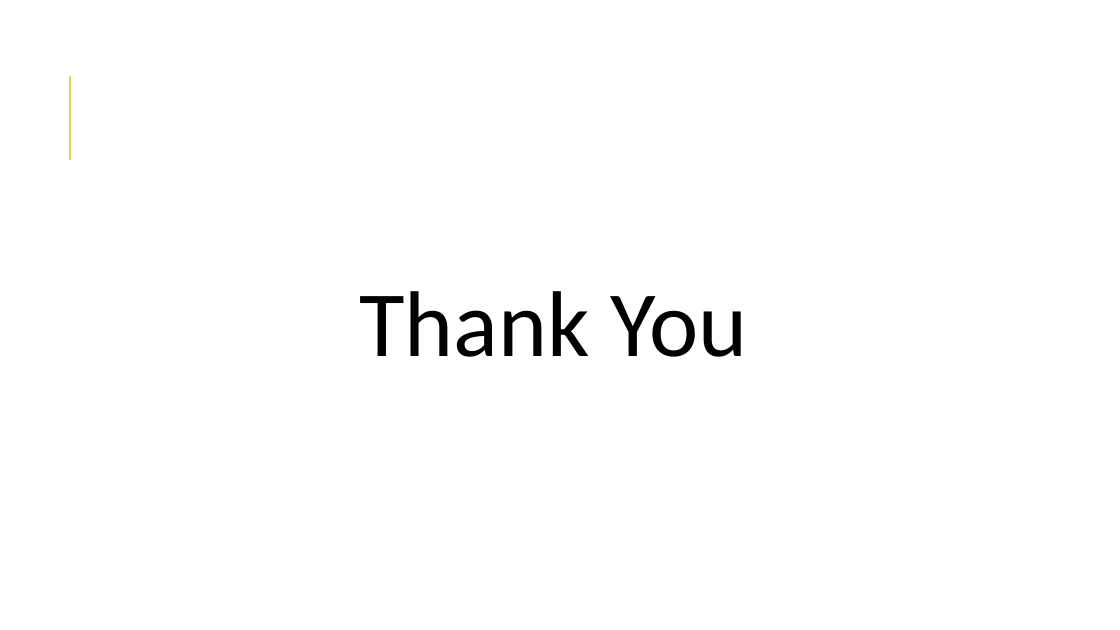
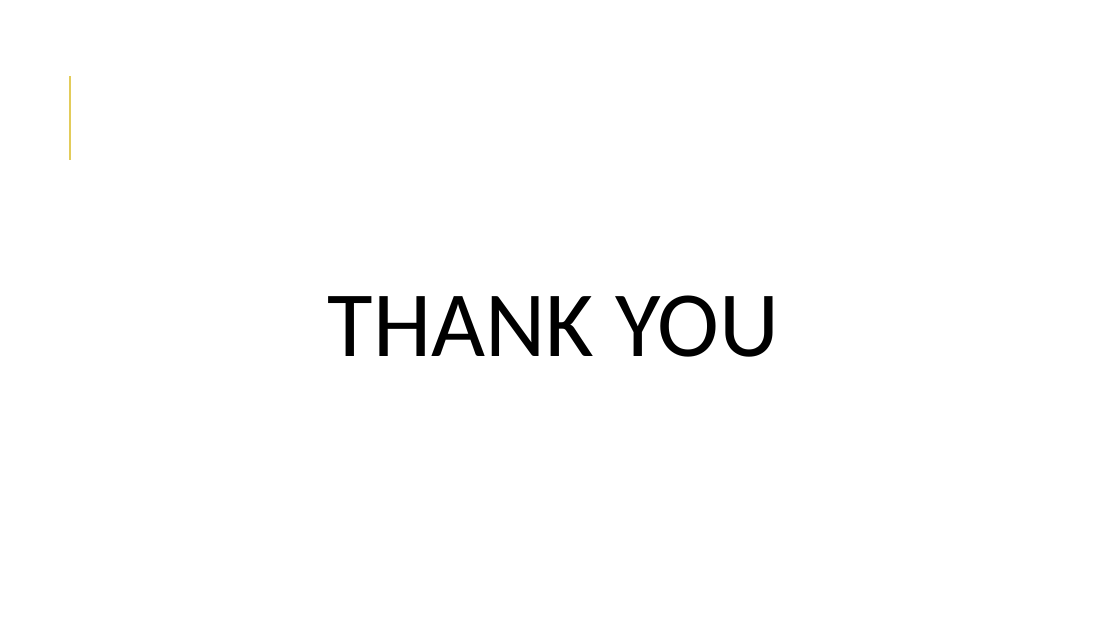
Before and after one commit to bogas04/MVP-Generator, a slide deck: slide 39 of docs/Final/Presentation.pptx (slide 31 before the commit). Drawn at 1120x630 pixels with LibreOffice and Linux fonts; fonts in the diff are those of the drawing. Boxes give left, top, right and bottom in pixels: in the first picture for what was removed or moved away, otherwise in the second. Text is boxed around its words. In the diff, an @@ line names an element or a change of style, - is before the commit and + after.

```diff
--- a/docs/Final/Presentation.pptx
+++ b/docs/Final/Presentation.pptx
@@ text at box(328, 295, 779, 357): text changed @@
-Thank You
+THANK YOU
```
Also in this commit, not shown: 11 other slides changed, 16 slides added, 7 slides removed.
